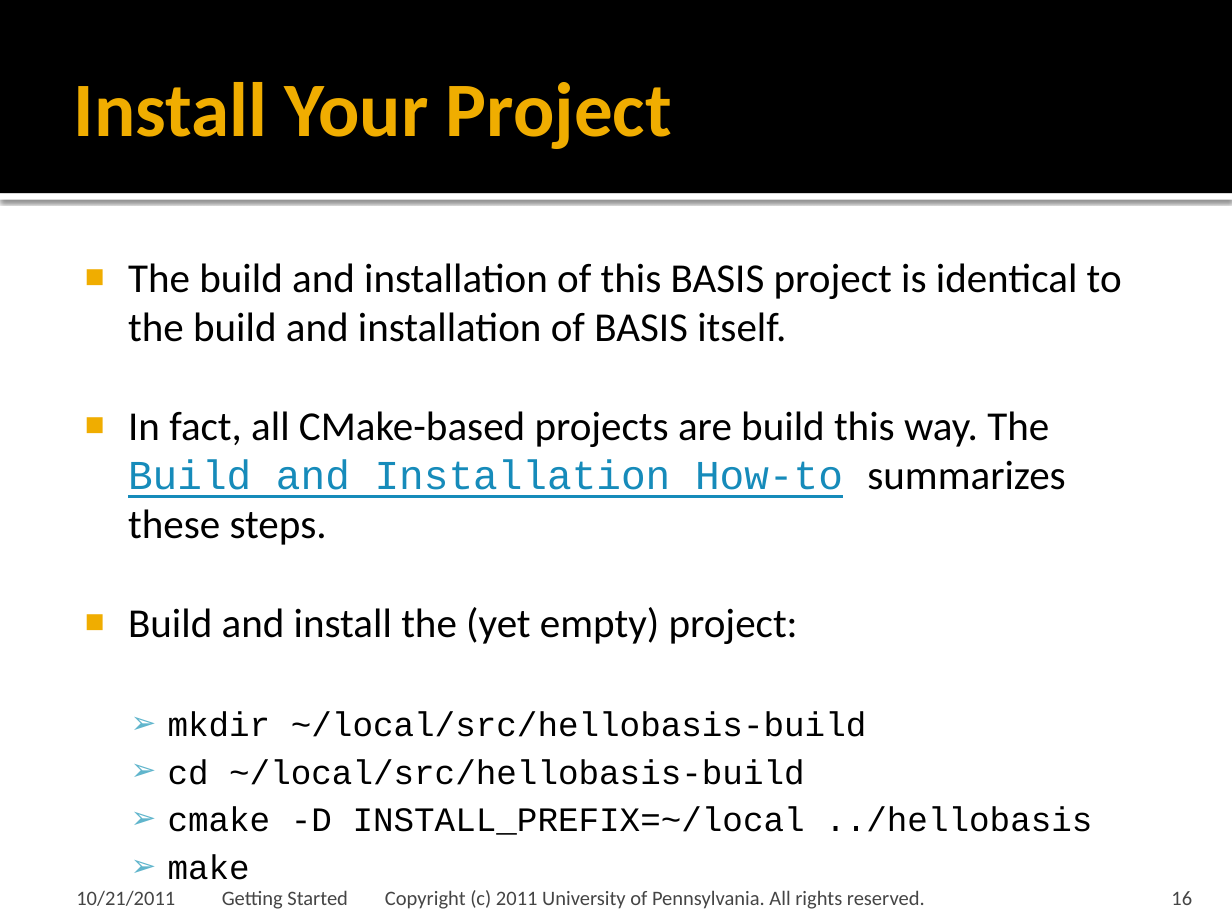
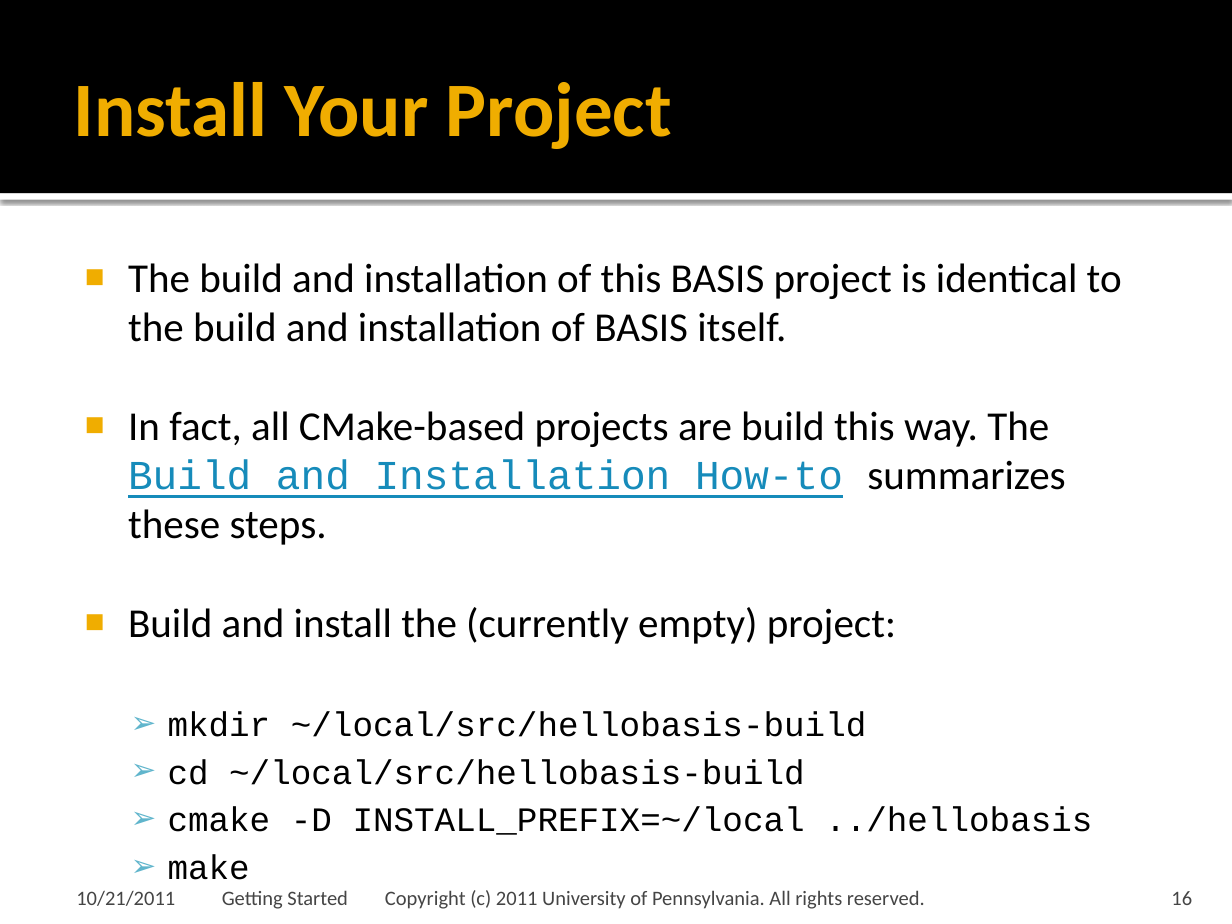
Before and after one commit to cmake-basis/legacy, a slide deck: slide 16 of doc/tutorials/BASIS Quick Start Guide - 01 Getting Started.pptx. Drawn at 1232x924 pixels with LibreOffice and Linux fonts; fonts in the diff are those of the drawing. Boxes give left, top, right and bottom in pixels: in the first picture for what was removed or moved away, otherwise in the second. Text is boxed around its words. In the diff, an @@ line names an element or a change of style, - is before the commit and + after.

```diff
--- a/doc/tutorials/BASIS Quick Start Guide - 01 Getting Started.pptx
+++ b/doc/tutorials/BASIS Quick Start Guide - 01 Getting Started.pptx
@@ text at (128, 607, 896, 644): text changed @@
-■ Build and install the (yet empty) project:
+■ Build and install the (currently empty) project:
```
Also in this commit, not shown: 1 other slide changed.
